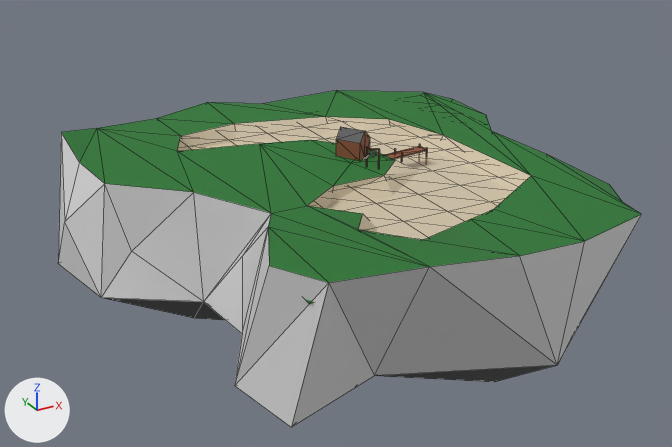
A saved change to the OBJ model assets/islands/island_lake.obj.
One viewpoint serves both versions: a camera (50 mm lens) standing at (-37.7, -69.8, 29.5) and looking at (1.5, 1.4, -6.1). The lights are fixed; the arrows at lower left show +X, +Y and +Z. Mesh edges are drawn as thin lines. Where no turn or scale is listed for an object, it has been applied to the vertices. Vertices at the same position are counted once.

The older version as bpy lines, for what is in view:
```python
mat_grass = principled_material('Grass')
mat_grass.base_color = (0.0201, 0.185, 0.0306)  # dark green #277731
mat_grass.roughness = 0.867
mat_wood = principled_material('Wood')
mat_wood.base_color = (0.274, 0.0873, 0.0386)  # brown #8f5337
mat_wood.roughness = 0.69
me_mesh2_model_001_mesh2_model_005 = bpy.data.meshes.new('Mesh2_Model.001_Mesh2_Model.005')
me_mesh2_model_001_mesh2_model_005.from_pydata(...)  # 328 vertices, 549 faces; spans x -22.3..24.2, y -25.1..25.8, z -26.0..2.6
# faces by material slot: [81, 57, 136, 88, 106, 81]
me_mesh2_model_001_mesh2_model_005.materials.append(mat_grass)  # dark green #277731
me_mesh2_model_001_mesh2_model_005.materials.append(mat_sand)  # beige #d1c4a9
me_mesh2_model_001_mesh2_model_005.materials.append(mat_rock_upper)  # light grey #d1d1d1
me_mesh2_model_001_mesh2_model_005.materials.append(mat_water)  # blue #4a699a
me_mesh2_model_001_mesh2_model_005.materials.append(mat_wood)  # brown #8f5337
me_mesh2_model_001_mesh2_model_005.materials.append(mat_rocklower)  # dark grey #575757
ob_mesh2_model_001_mesh2_model_005 = bpy.data.objects.new('Mesh2_Model.001_Mesh2_Model.005', me_mesh2_model_001_mesh2_model_005)
ob_mesh2_model_001_mesh2_model_005.location = (0.0, 0.0, 0.0)
```
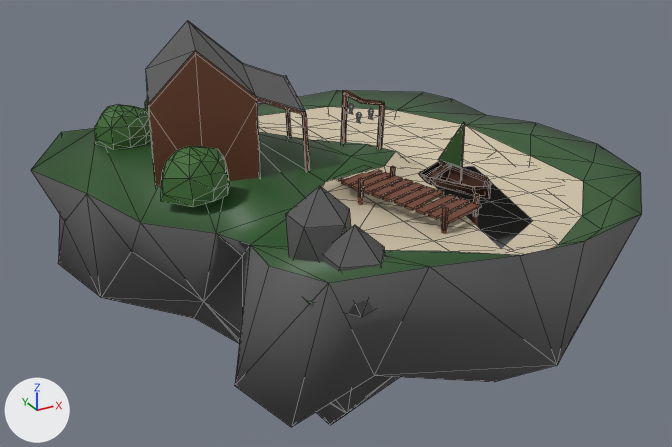
Commit message: New Islands

Where the change shows, as pixel boxes (x1, y1, x2, y2) in the pictures (672 x 447 px; the box of a moved part takes in the faces that stretch with it):
'Mesh2_Model.001_Mesh2_Model.005', recoloured, surface changed, reshaped (21% taller): before (58, 90, 642, 427); after (31, 20, 642, 427)
'Sphere', added: after (95, 98, 492, 317)
    faces in mat_bush (dark green #416e35): (95, 98, 229, 207)
    faces in mat_rock_lower (dark grey #575757): (286, 186, 385, 317)
    faces in mat_wood (brown #442310): (419, 161, 492, 199)
part 1 of me_mesh2_model_001_mesh2_model_005, moved or reshaped (not visible before): after (390, 166, 395, 185)
part 2 of me_mesh2_model_001_mesh2_model_005, moved or reshaped (not visible before): after (358, 177, 363, 198)
part 3 of me_mesh2_model_001_mesh2_model_005, moved or reshaped (not visible before): after (473, 193, 479, 215)
part 4 of me_mesh2_model_001_mesh2_model_005, moved or reshaped (not visible before): after (441, 207, 448, 229)
part 5 of me_mesh2_model_001_mesh2_model_005, moved or reshaped (not visible before): after (349, 103, 354, 114)
part 6 of me_mesh2_model_001_mesh2_model_005, moved or reshaped (not visible before): after (356, 112, 362, 123)
part 7 of me_mesh2_model_001_mesh2_model_005, moved or reshaped (not visible before): after (368, 108, 374, 120)
part 8 of me_mesh2_model_001_mesh2_model_005, deleted: before (336, 127, 370, 160)
part 9 of me_mesh2_model_001_mesh2_model_005, deleted: before (385, 146, 426, 159)
part 10 of me_mesh2_model_001_mesh2_model_005, built on: before (61, 90, 642, 382); after (31, 20, 642, 382)
part 11 of me_mesh2_model_001_mesh2_model_005, moved or reshaped: before (194, 302, 225, 320); after (194, 302, 400, 425)
part 12 of me_mesh2_model_001_mesh2_model_005, recoloured: after (330, 115, 569, 252)
part 13 of me_mesh2_model_001_mesh2_model_005, recoloured: (58, 214, 641, 427) in both

Diff of the bpy script that builds the scene:
```diff
--- a/assets/islands/island_lake.obj.py
+++ b/assets/islands/island_lake.obj.py
@@ mat_grass @@
 mat_grass = principled_material('Grass')
-mat_grass.base_color = (0.0201, 0.185, 0.0306)  # dark green #277731
-mat_grass.roughness = 0.867
+mat_grass.base_color = (0.0254, 0.0954, 0.0227)  # dark green #2c572a
+mat_grass.roughness = 0.503
@@ mat_wood @@
 mat_wood = principled_material('Wood')
-mat_wood.base_color = (0.274, 0.0873, 0.0386)  # brown #8f5337
+mat_wood.base_color = (0.0578, 0.017, 0.00521)  # brown #442310
 mat_wood.roughness = 0.69
@@ me_mesh2_model_001_mesh2_model_005 @@
-me_mesh2_model_001_mesh2_model_005.from_pydata(...)  # 328 vertices, 549 faces; spans x -22.3..24.2, y -25.1..25.8, z -26.0..2.6
+me_mesh2_model_001_mesh2_model_005.from_pydata(...)  # 480 vertices, 653 faces, 3 loose edges; spans x -23.7..26.4, y -25.1..25.8, z -28.5..11.9
+# me_mesh2_model_001_mesh2_model_005 part 1: the loose piece of 8 vertices spanning x 7.7..7.8, y -0.1..0.0, z -1.5..0.4 is turned -74.1 degrees about the z axis through its middle and scaled by 3.27, then moved by (-4.3, -5.1, -1.1), in mat_wood_002 (brown #71422c)
+# me_mesh2_model_001_mesh2_model_005 part 2: the loose piece of 8 vertices spanning x 7.7..7.8, y 1.1..1.2, z -1.5..0.4 is turned -74.1 degrees about the z axis through its middle and scaled by 3.27, then moved by (-8.1, -7.4, -1.1), in mat_wood_002 (brown #71422c)
+# me_mesh2_model_001_mesh2_model_005 part 3: the loose piece of 8 vertices spanning x 10.5..10.6, y -0.1..0.0, z -1.5..0.4 is turned -74.1 degrees about the z axis through its middle and scaled by 3.27, then moved by (-4.5, -13.9, -1.1), in mat_wood_002 (brown #71422c)
+# me_mesh2_model_001_mesh2_model_005 part 4: the loose piece of 8 vertices spanning x 10.5..10.6, y 1.1..1.2, z -1.5..0.4 is turned -74.1 degrees about the z axis through its middle and scaled by 3.27, then moved by (-8.4, -16.2, -1.1), in mat_wood_002 (brown #71422c)
+# me_mesh2_model_001_mesh2_model_005 part 5: the loose piece of 16 vertices spanning x 4.0..4.2, y -1.5..-1.3, z 1.1..1.5 is scaled about its middle by (-2.54, -4.07, 2.81), then moved by (0.5, 5.5, 2.7)
+# me_mesh2_model_001_mesh2_model_005 part 6: the loose piece of 16 vertices spanning x 3.7..3.8, y -1.0..-0.8, z 1.2..1.5 is scaled about its middle by (-2.54, -4.07, 2.81), then moved by (1.2, 4.0, 2.0)
+# me_mesh2_model_001_mesh2_model_005 part 7: the loose piece of 16 vertices spanning x 3.9..4.0, y -1.2..-1.1, z 0.9..1.3 is scaled about its middle by (-2.54, -4.07, 2.81), then moved by (1.5, 3.1, 2.8)
+# me_mesh2_model_001_mesh2_model_005 part 8: the loose piece of 12 vertices spanning x 2.4..5.4, y 0.9..4.1, z -0.1..2.6 is deleted
+# me_mesh2_model_001_mesh2_model_005 part 9: the loose piece of 8 vertices spanning x 6.1..10.6, y 0.0..1.2, z -0.1..0.2 is deleted
+# me_mesh2_model_001_mesh2_model_005 part 10: 37 vertices moved from x -19.3..21.4, y -25.1..17.6, z -10.0..1.6 to x -23.7..20.9, y -25.1..19.7, z -10.0..1.7; 17 vertices removed from x -11.6..22.8, y -16.7..17.0, z -1.6..1.5; 217 vertices added at x -15.2..26.4, y -22.4..18.4, z -3.9..11.9
+# me_mesh2_model_001_mesh2_model_005 part 11: 9 vertices moved from x -7.9..9.0, y -4.6..10.5, z -26.0..-14.7 to x -7.9..7.6, y -4.6..10.5, z -28.5..-17.5
+# me_mesh2_model_001_mesh2_model_005 part 12: 6 faces spanning x -4.3..12.9, y -21.0..17.6, z -0.3 switch from mat_grass (dark green #277731) to mat_water (blue #4a699a)
+# me_mesh2_model_001_mesh2_model_005 part 13: 37 faces spanning x -23.7..24.2, y -25.1..25.8, z -10.0..1.9 switch from mat_rock_upper (light grey #d1d1d1) to mat_rocklower (dark grey #575757)
 me_mesh2_model_001_mesh2_model_005.materials.append(mat_sand)
-me_mesh2_model_001_mesh2_model_005.materials.append(mat_wood)  # brown #8f5337
+me_mesh2_model_001_mesh2_model_005.materials.append(mat_wood_002)  # brown #71422c
+me_mesh2_model_001_mesh2_model_005.materials.append(mat_windows)  # yellow #cbd19e
@@ ob_sphere @@
+ob_sphere = bpy.data.objects.new('Sphere', me_sphere)  # 227 vertices, 320 faces; spans x -16.7..9.5, y -21.7..22.9, z -2.0..5.9; in mat_bush (dark green #416e35), mat_rock_lower (dark grey #575757), mat_wood (brown #442310)
+ob_sphere.location = (0.0, 0.0, 0.0)
```
